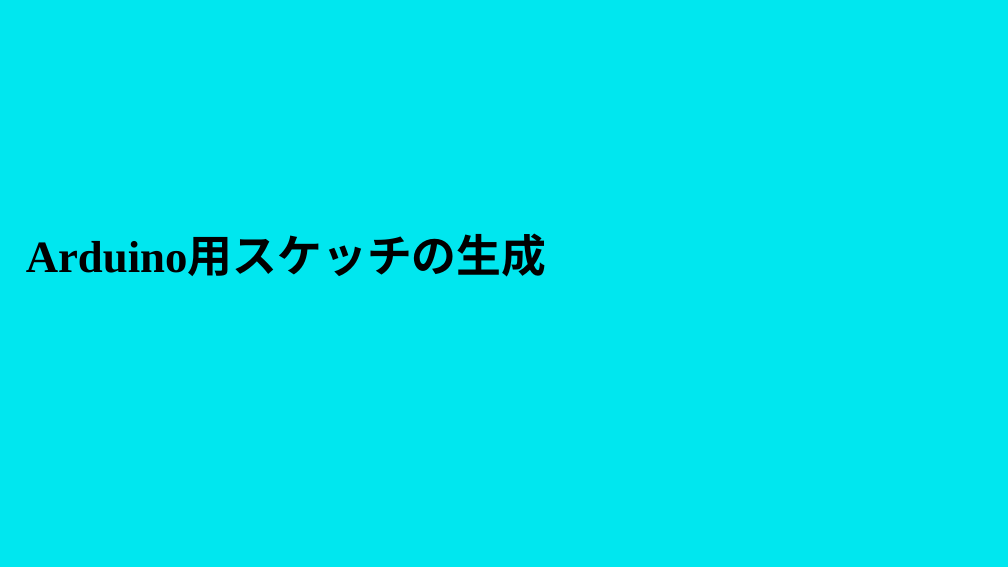
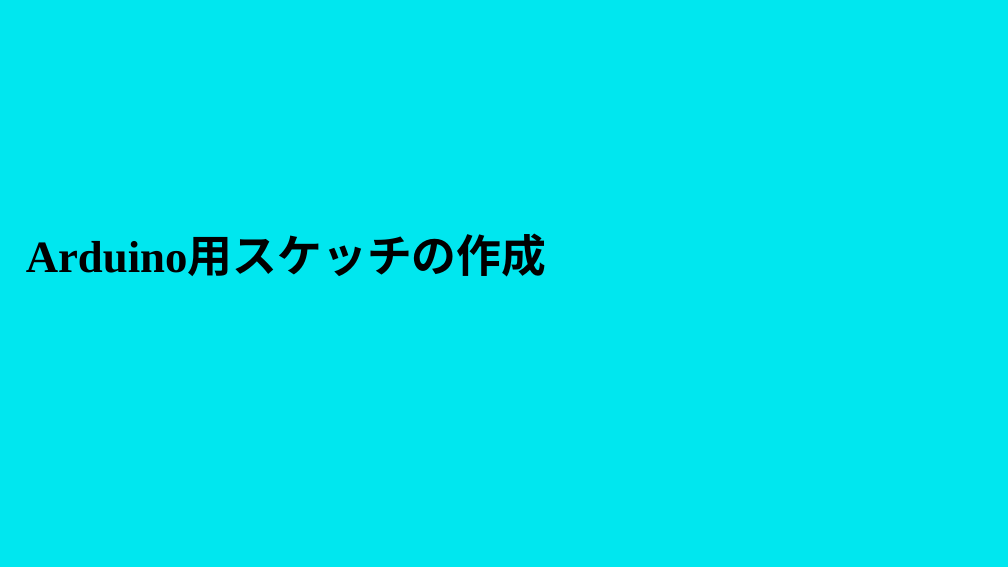
Before and after one commit to masaaki-noro/Gen_arduino_mqtt, a slide deck: slide 2 of Doc/Presentation/センサ端末プログラム作成.pptx. Drawn at 1008x567 pixels with LibreOffice and Linux fonts; fonts in the diff are those of the drawing. Boxes give left, top, right and bottom in pixels: in the first picture for what was removed or moved away, otherwise in the second. Text is boxed around its words. In the diff, an @@ line names an element or a change of style, - is before the commit and + after.

```diff
--- a/Doc/Presentation/センサ端末プログラム作成.pptx
+++ b/Doc/Presentation/センサ端末プログラム作成.pptx
@@ title at bbox=[26, 237, 547, 277]: text changed @@
-Arduino用スケッチの生成
+Arduino用スケッチの作成
```
Also in this commit, not shown: 2 other slides changed, 3 other files.
